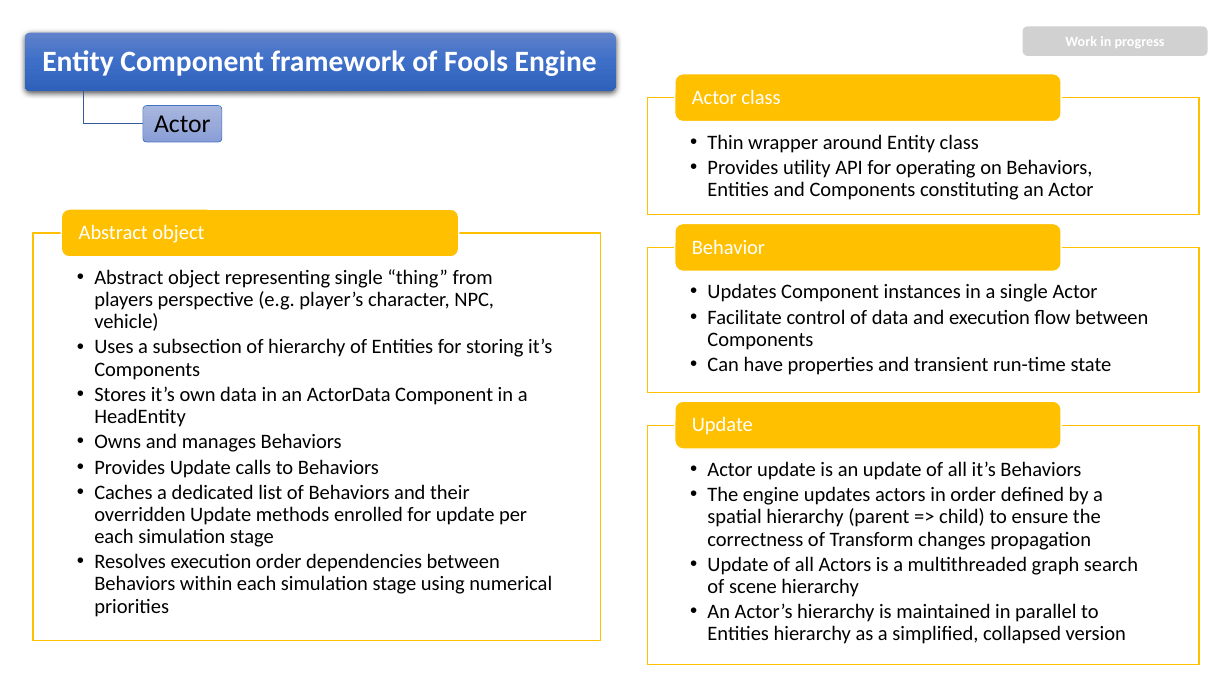
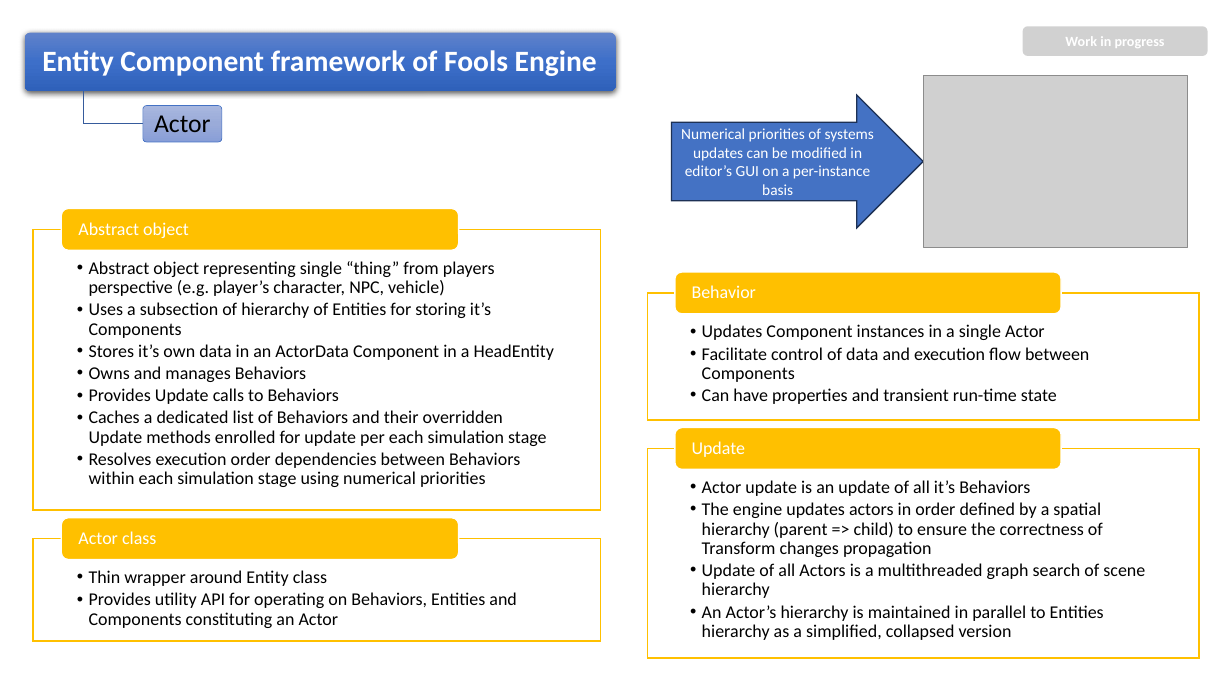
Before and after one commit to pawel-kaleta/FoolsEngine, a slide deck: slide 18 of Documentation/Entity Component Framework.pptx. Drawn at 1232x693 pixels with LibreOffice and Linux fonts; fonts in the diff are those of the drawing; grey boxes stand for pictures. Boxes give left, top, right and bottom in pixels: in the first picture for what was removed or moved away, otherwise in the second. Text is boxed around its words. In the diff, an @@ line names an element or a change of style, - is before the commit and + after.

```diff
--- a/Documentation/Entity Component Framework.pptx
+++ b/Documentation/Entity Component Framework.pptx
@@ picture added at bbox=[923, 76, 1188, 248] @@
@@ right arrow added at bbox=[672, 95, 923, 228], fill #4472C4, outline #1E3256 1 pt, 12 pt, text #FFFFFF @@
+Numerical priorities of systems updates can be modified in editor’s GUI on a per-instance basis
@@ rounded rectangle: place and size @@
-rounded rectangle at bbox=[61, 209, 458, 257]
+rounded rectangle at bbox=[61, 209, 458, 250]
@@ rectangle: place and size @@
-rectangle at bbox=[33, 233, 601, 640]
+rectangle at bbox=[33, 229, 601, 510]
@@ text "Updates Component instances in a ...": place and size @@
-text "Updates Component instances in a ..." at bbox=[707, 283, 1148, 375]
+text "Updates Component instances in a ..." at bbox=[702, 324, 1089, 404]
@@ rectangle: place and size @@
-rectangle at bbox=[648, 248, 1200, 393]
+rectangle at bbox=[648, 293, 1200, 420]
@@ rounded rectangle: place and size @@
-rounded rectangle at bbox=[675, 224, 1061, 272]
+rounded rectangle at bbox=[675, 272, 1061, 313]
@@ text "Behavior": place and size @@
-text "Behavior" at bbox=[692, 239, 765, 254]
+text "Behavior" at bbox=[692, 285, 756, 298]
@@ text "Actor update is an update ...": place and size @@
-text "Actor update is an update ..." at bbox=[707, 461, 1138, 644]
+text "Actor update is an update ..." at bbox=[702, 480, 1145, 640]
@@ rectangle: place and size @@
-rectangle at bbox=[648, 425, 1200, 665]
+rectangle at bbox=[648, 448, 1200, 658]
@@ rounded rectangle: place and size @@
-rounded rectangle at bbox=[675, 401, 1061, 449]
+rounded rectangle at bbox=[675, 428, 1061, 470]
@@ text "Update": place and size @@
-text "Update" at bbox=[692, 416, 753, 435]
+text "Update" at bbox=[692, 441, 746, 457]
@@ size 16 to 14 pt; indent changed in 4 elements at bbox=[702, 480, 1145, 640], bbox=[702, 324, 1089, 404], bbox=[89, 261, 554, 487], bbox=[89, 570, 516, 628] @@
@@ text "Thin wrapper around Entity class": place and size @@
-text "Thin wrapper around Entity class" at bbox=[707, 134, 1093, 200]
+text "Thin wrapper around Entity class" at bbox=[89, 570, 516, 628]
@@ rectangle: place and size @@
-rectangle at bbox=[648, 98, 1200, 215]
+rectangle at bbox=[33, 539, 601, 641]
@@ rounded rectangle: place and size @@
-rounded rectangle at bbox=[675, 74, 1061, 122]
+rounded rectangle at bbox=[61, 518, 458, 559]
@@ size 16 to 14 pt in 4 elements at bbox=[78, 222, 189, 238], bbox=[692, 441, 746, 457], bbox=[692, 285, 756, 298], bbox=[78, 531, 156, 544] @@
@@ text "Actor class": place and size @@
-text "Actor class" at bbox=[692, 89, 780, 104]
+text "Actor class" at bbox=[78, 531, 156, 544]
```
Also in this commit, not shown: 4 other slides changed, 13 other files.
